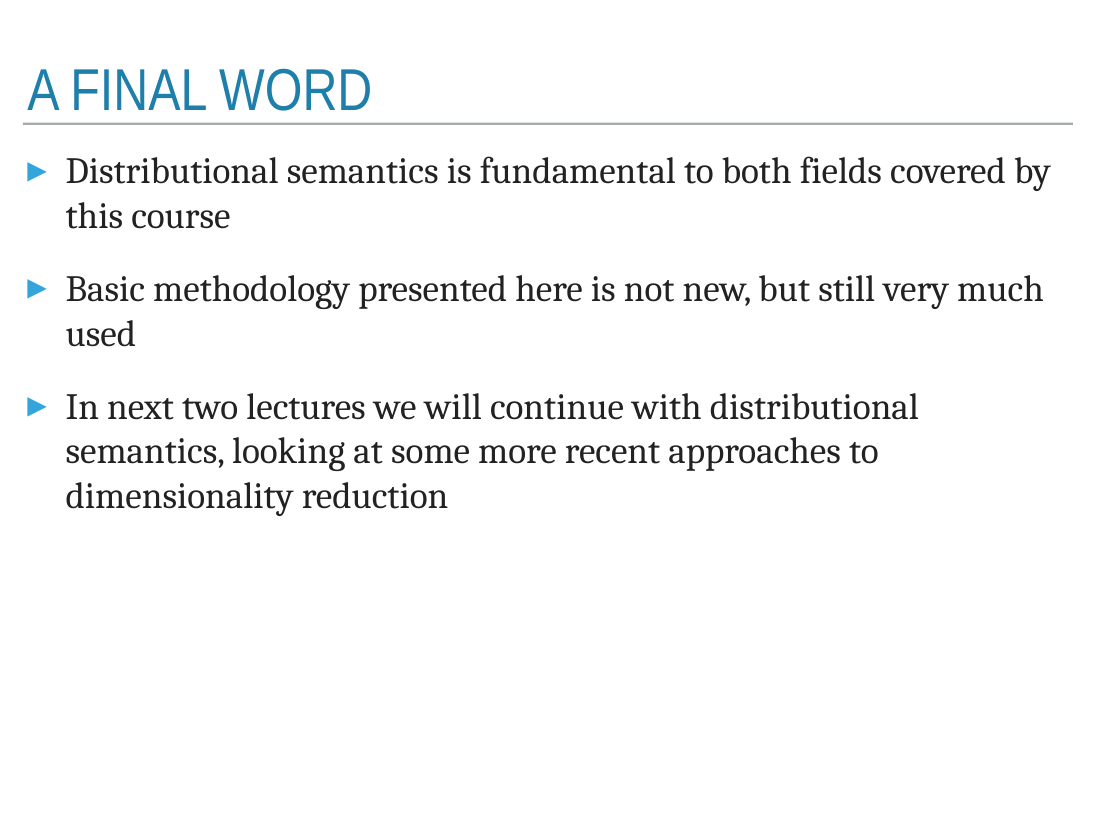
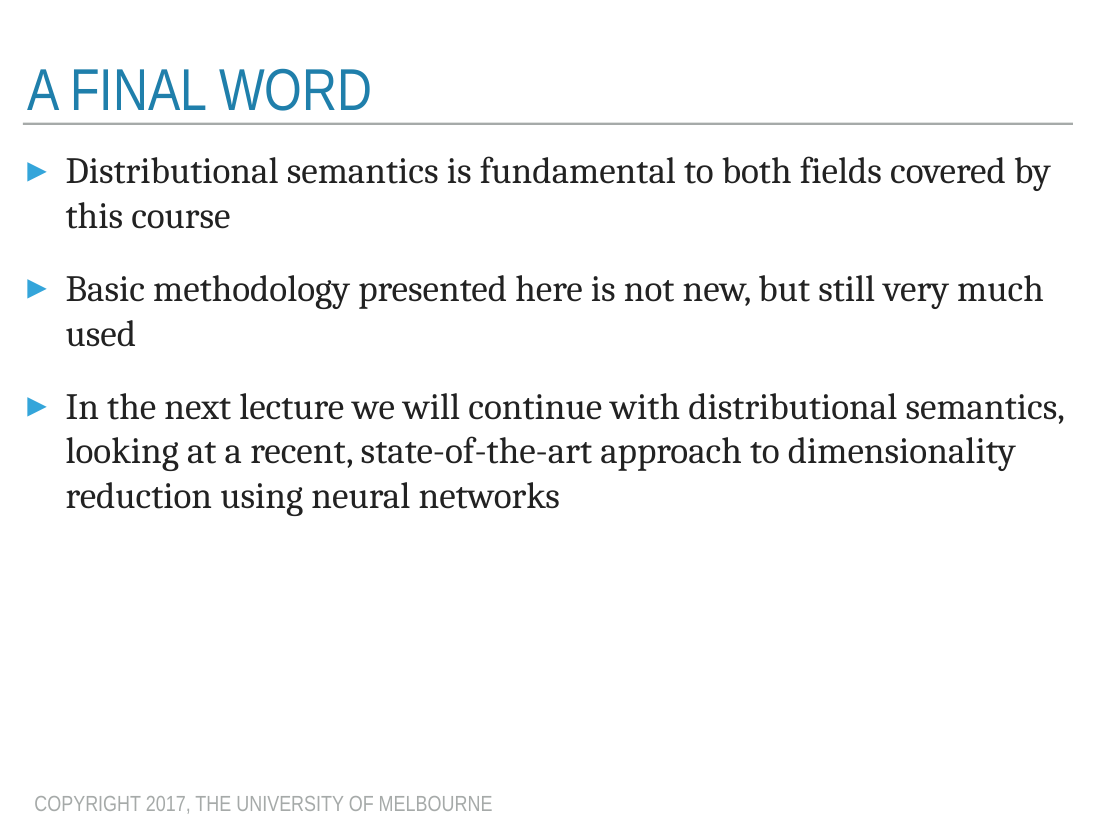
Before and after one commit to trevorcohn/comp90042, a slide deck: slide 22 of slides/WSTA_L9_distributional_semantics.pptx. Drawn at 1120x840 pixels with LibreOffice and Linux fonts; fonts in the diff are those of the drawing. Boxes give left, top, right and bottom in pixels: in the first picture for what was removed or moved away, otherwise in the second. Text is boxed around its words. In the diff, an @@ line names an element or a change of style, - is before the commit and + after.

Commit message:
updated distributional semantics, primarily

```diff
--- a/slides/WSTA_L9_distributional_semantics.pptx
+++ b/slides/WSTA_L9_distributional_semantics.pptx
@@ text at bbox=[66, 393, 1065, 516]: text changed @@
-▸ In next two lectures we will continue with distributional semantics, looking at some more recent approaches to dimensionality reduction
+▸ In the next lecture we will continue with distributional semantics, looking at a recent, state-of-the-art approach to dimensionality reduction using neural networks
@@ text added at bbox=[34, 796, 493, 814], 20 pt, text #A6AAA9 @@
+COPYRIGHT 2017, THE UNIVERSITY OF MELBOURNE
```
Also in this commit, not shown: 22 other slides changed, 7 other files.
